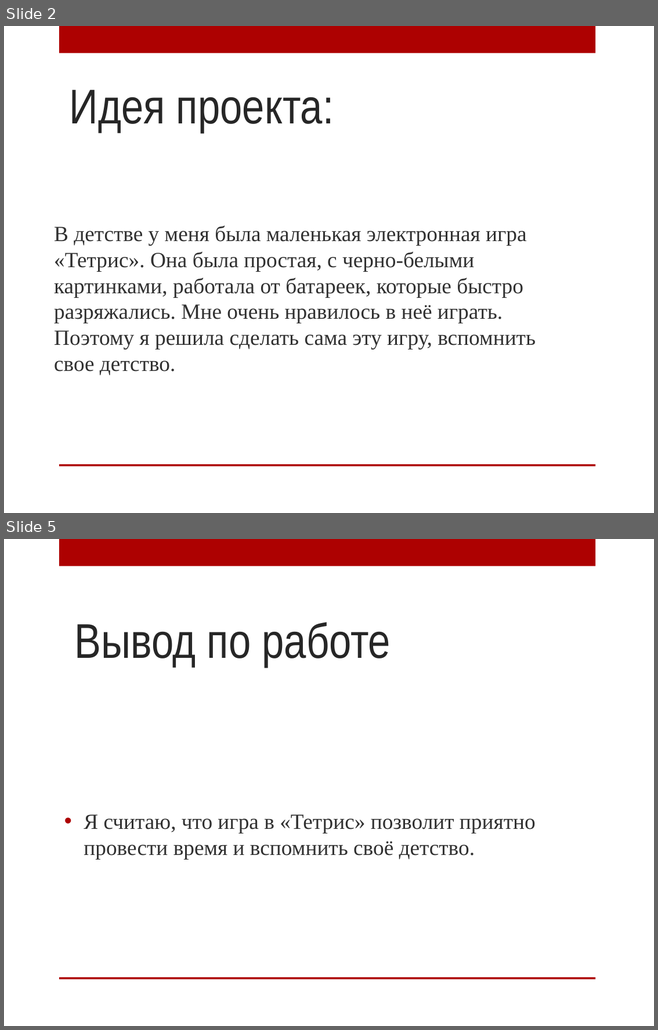
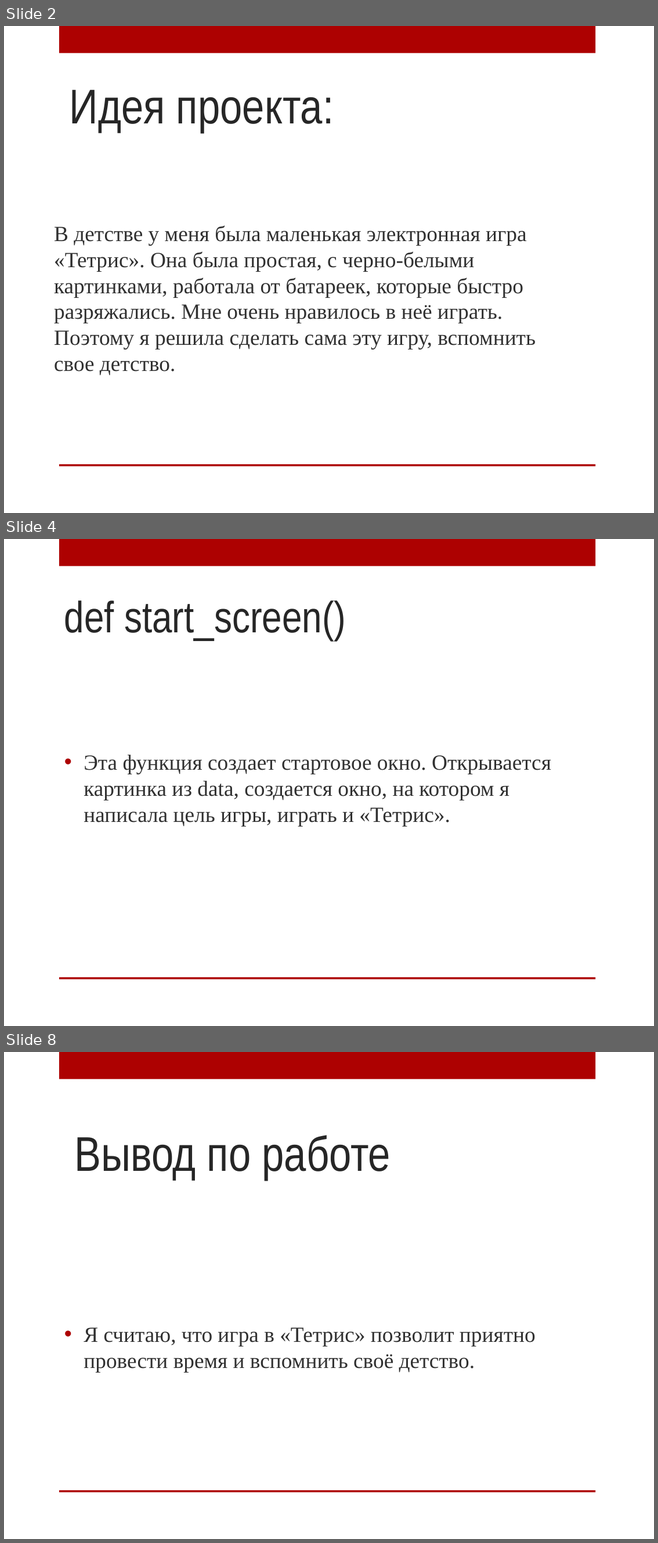
Before and after one commit to 61milenap/pygame, a slide deck: Название проекта « Тетрис».pptx. Shown one above the other, each under a label of ours: slides 2 and 5 before the commit, slides 2, 4 and 8 after it; the slides between them are not shown. The pictures are 658x1030 and 658x1543 pixels, drawn with LibreOffice and Linux fonts; fonts in the diff are those of the drawing; background and template pictures are left out. Boxes give left, top, right and bottom in pixels: in the first picture for what was removed or moved away, otherwise in the second. Text is boxed around its words. In the diff, an @@ line names an element or a change of style, - is before the commit and + after.

```diff
--- a/Название проекта « Тетрис».pptx
+++ b/Название проекта « Тетрис».pptx
@@ slide 4 added at [4,539,654,1026], background picture (left out); not listed: 2 template elements that a slide beside it also shows @@
@@ title added at [64,600,346,641], 48.6 pt, text #262626 @@
+def start_screen()
@@ text added at [83,755,551,826], 24 pt, text #303030 @@
+• Эта функция создает стартовое окно. Открывается картинка из data, создается окно, на котором я написала цель игры, играть и «Тетрис».
@@ what was slide 5 is now slide 8 @@
```
Also in this commit, not shown: 1 slide changed, 3 other slides added, 1 slide removed, 3 other files.
